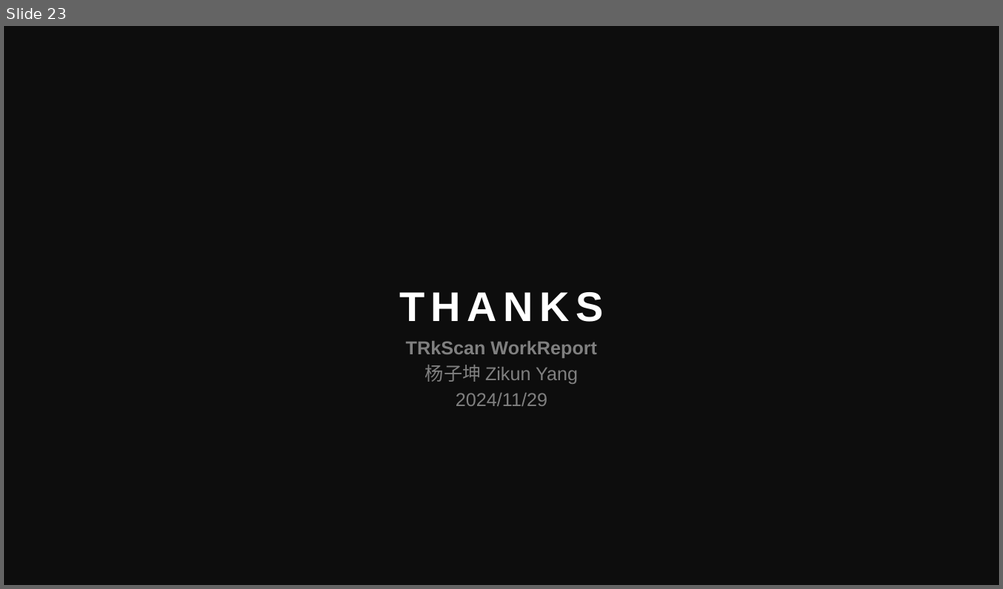
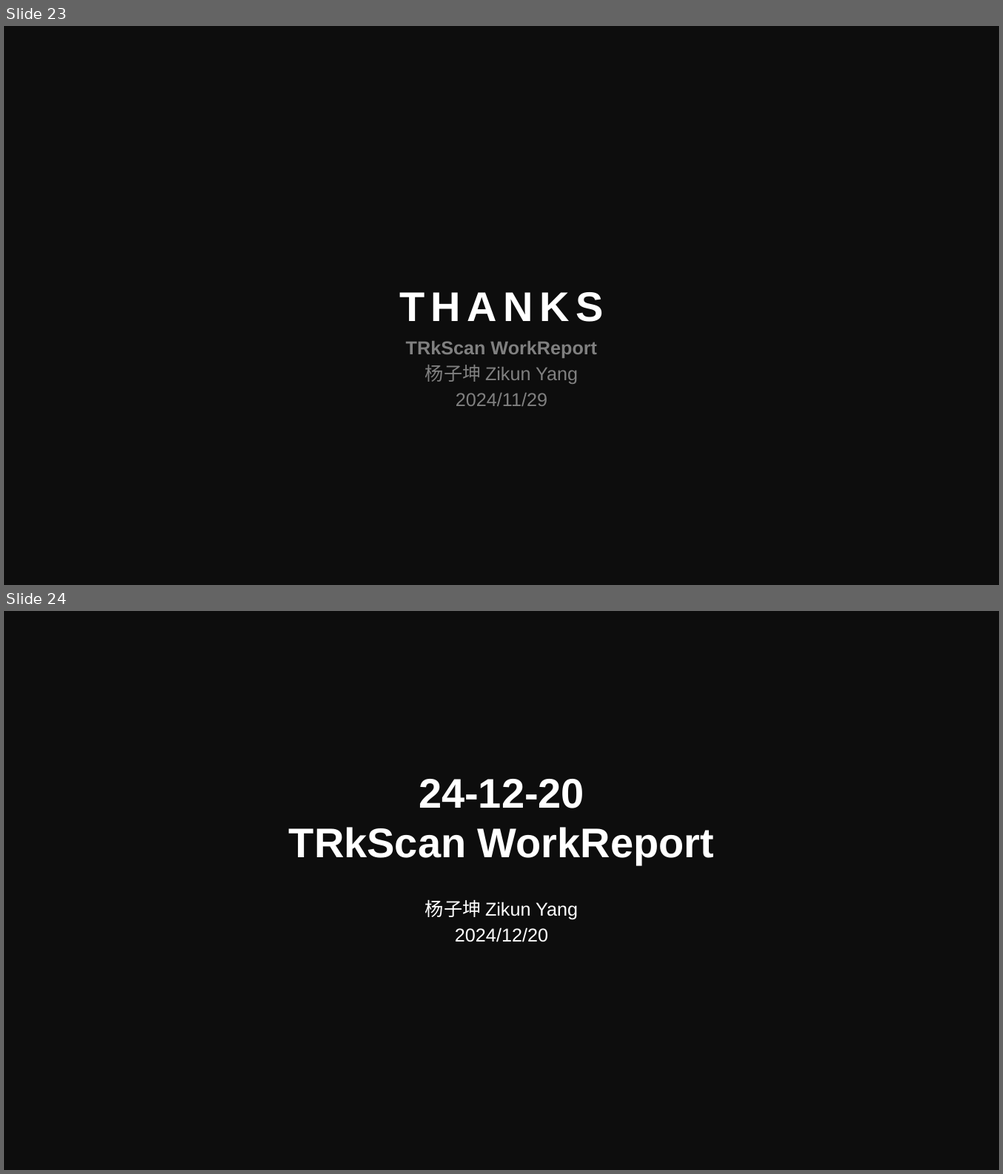
Before and after one commit to Eric-Y-S/TRkScan, a slide deck: WorkReport.pptx. Shown one above the other, each under a label of ours: slide 23 before the commit, slides 23 and 24 after it. The pictures are 1003x589 and 1003x1174 pixels, drawn with LibreOffice and Linux fonts; fonts in the diff are those of the drawing. Boxes give left, top, right and bottom in pixels: in the first picture for what was removed or moved away, otherwise in the second. Text is boxed around its words. In the diff, an @@ line names an element or a change of style, - is before the commit and + after.

```diff
--- a/WorkReport.pptx
+++ b/WorkReport.pptx
@@ slide 24 added at (4,611,999,1170), background #FFFFFF; not listed: 2 template elements that a slide beside it also shows @@
@@ text added at (289,779,714,865), 40 pt, text #FFFFFF, bold @@
+24-12-20
+TRkScan WorkReport
@@ text added at (425,900,578,943), 18 pt, text #FFFFFF @@
+杨子坤 Zikun Yang
+2024/12/20
```
Also in this commit, not shown: 19 other slides added, 54 other files.
